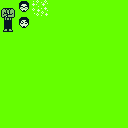
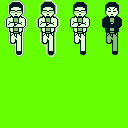
Two versions of the same layered image (128px x 128px). Layer-by-layer changes:
renamed "char-assetss.png" to "boss-assets1.png", painted on it over [1,0,122,57]